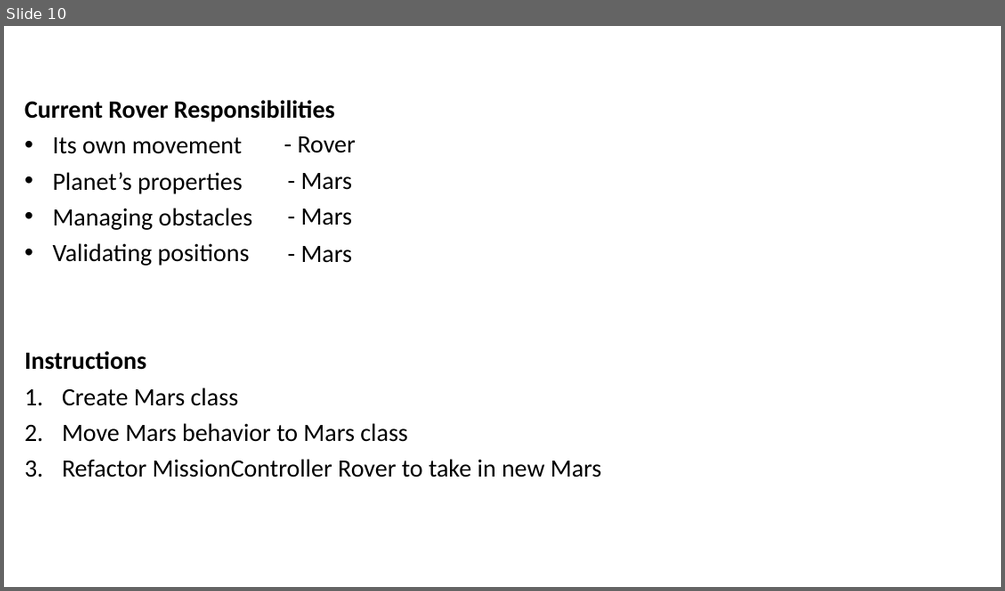
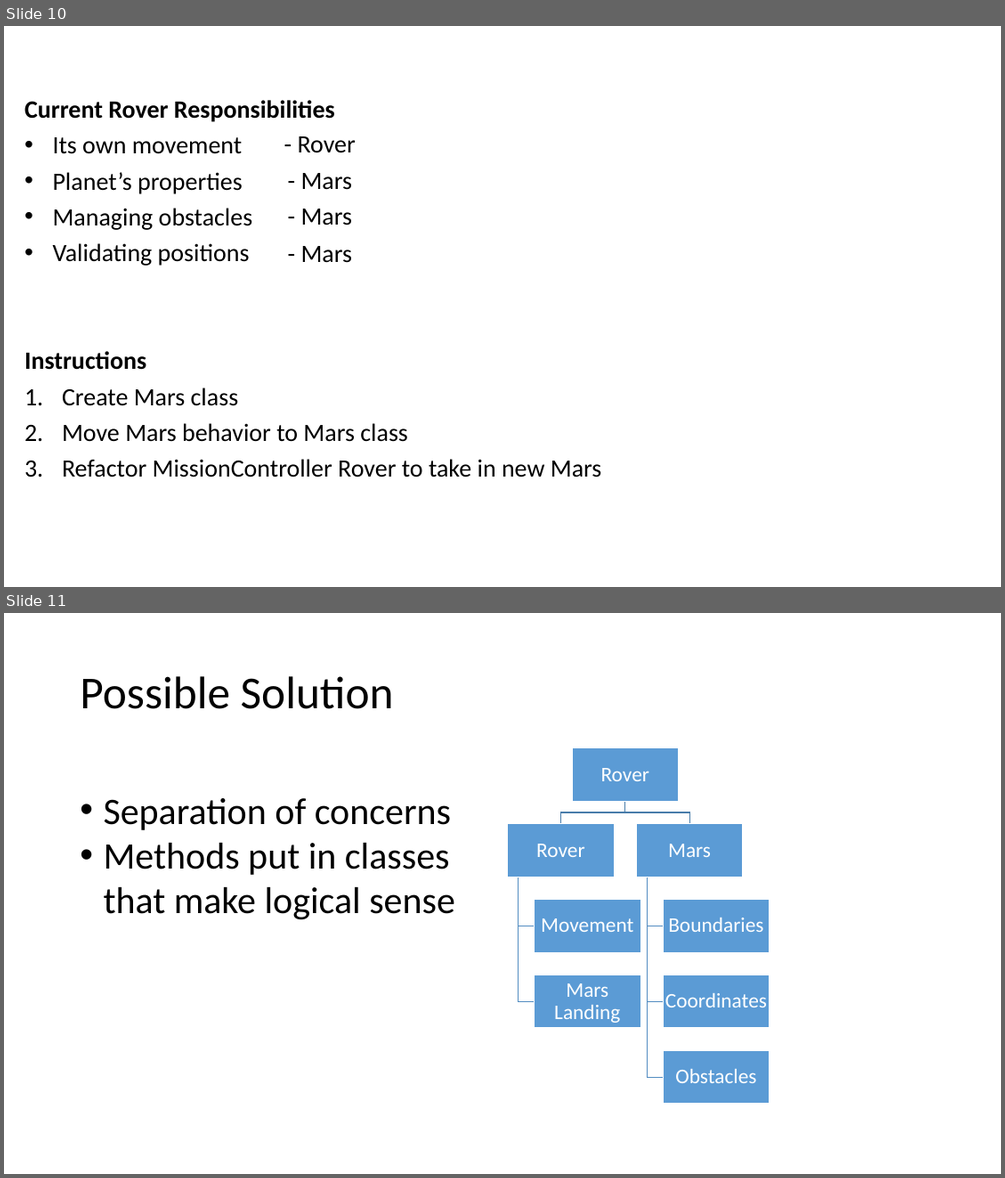
Before and after one commit to PhilipJordan/SOLID, a slide deck: Presentations/Single Responsibility Redux.pptx. Shown one above the other, each under a label of ours: slide 10 before the commit, slides 10 and 11 after it. The pictures are 1005x591 and 1005x1178 pixels, drawn with LibreOffice and Linux fonts; fonts in the diff are those of the drawing; background and template pictures are left out. Boxes give left, top, right and bottom in pixels: in the first picture for what was removed or moved away, otherwise in the second. Text is boxed around its words. In the diff, an @@ line names an element or a change of style, - is before the commit and + after.

Commit message:
Updated slides for SRP

```diff
--- a/Presentations/Single Responsibility Redux.pptx
+++ b/Presentations/Single Responsibility Redux.pptx
@@ slide 11 added at <box>4,613,1001,1174</box>, background picture (left out) @@
@@ title added at <box>80,676,394,709</box>, 44 pt, text #000000 @@
+Possible Solution
@@ text added at <box>104,798,455,920</box>, 36 pt, text #000000 @@
+• Separation of concerns
+• Methods put in classes that make logical sense
@@ group added at <box>507,748,769,1103</box>: 8 rectangles, 8 texts, 7 freeform shapes @@
+Rover
+Rover
+Movement
+Mars Landing
+Mars
+Boundaries
+Coordinates
+Obstacles
```
